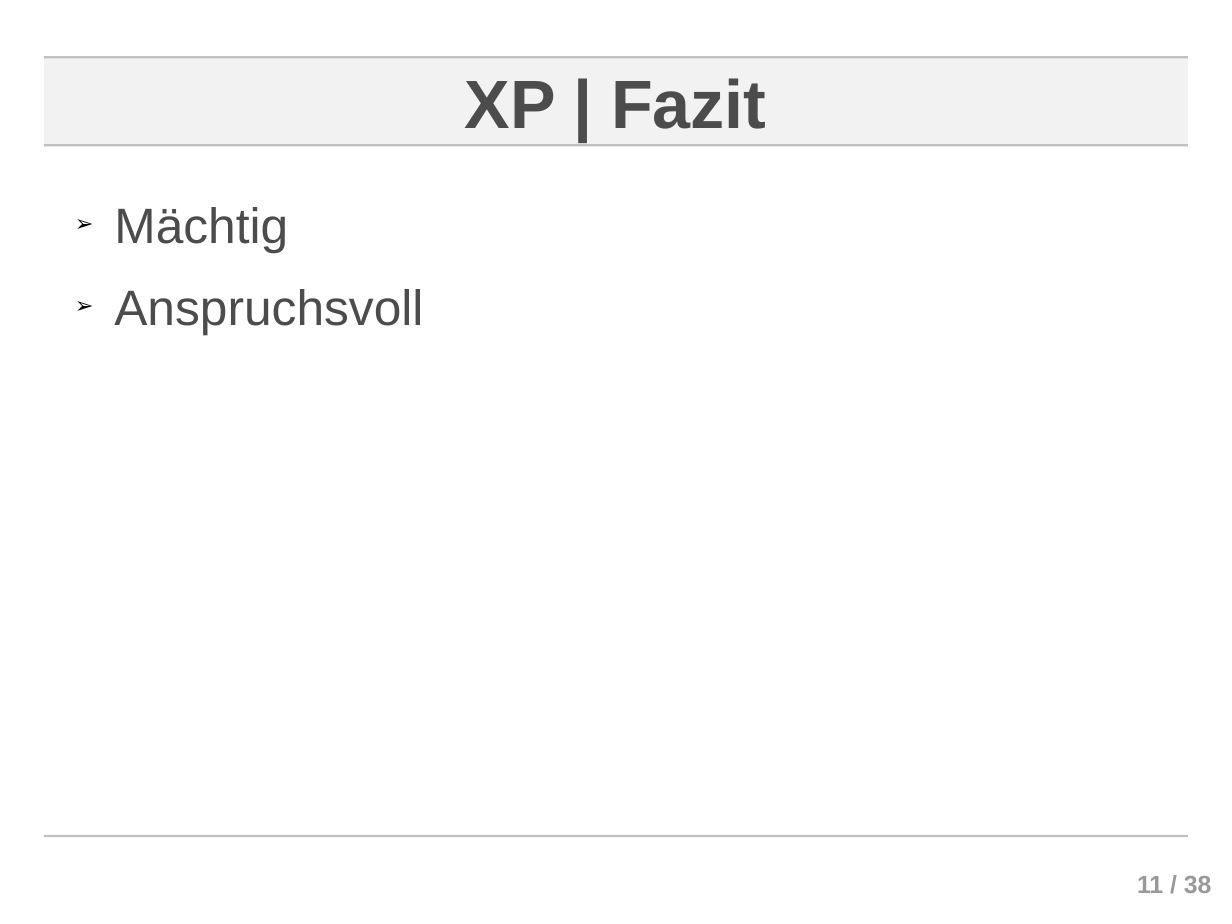
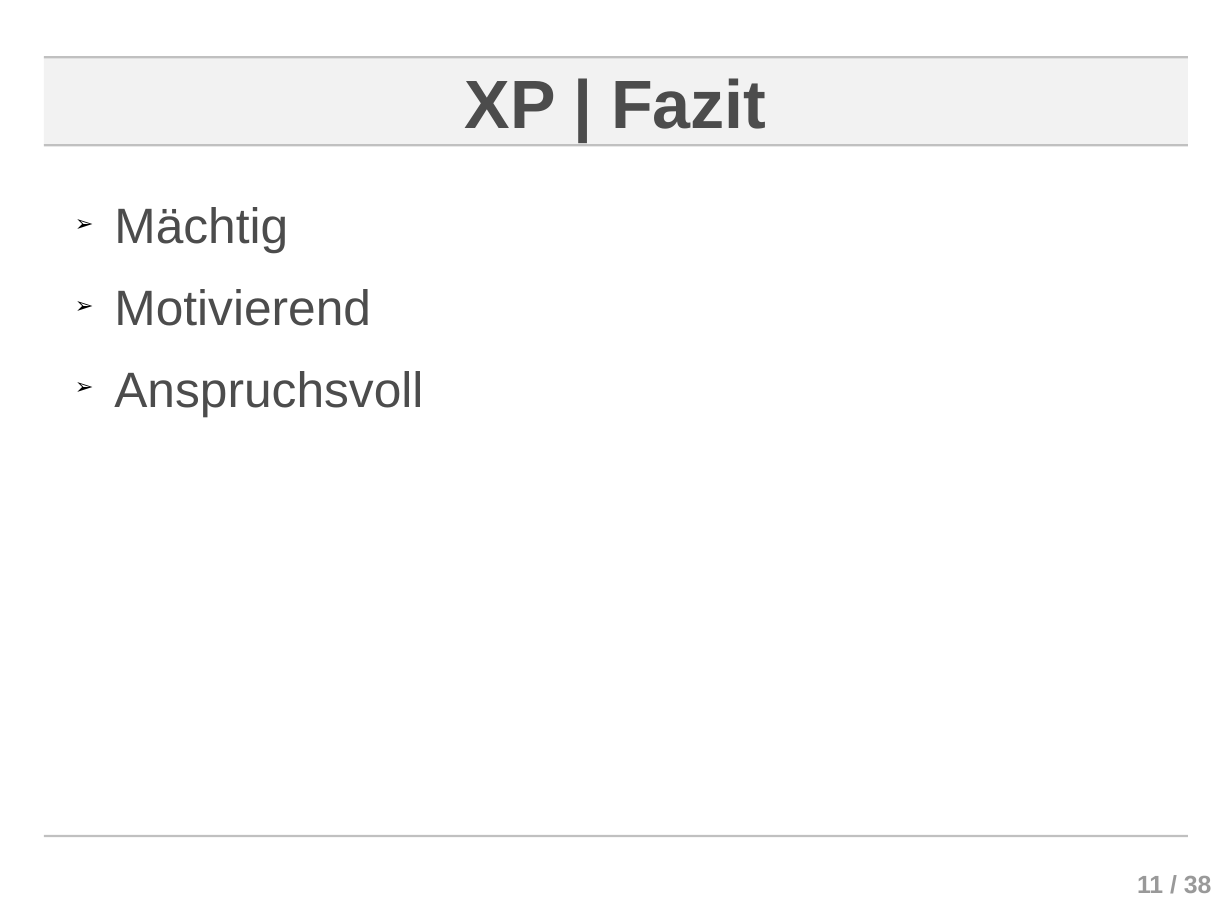
Before and after one commit to ChornHulio/sweSeminar, a slide deck: slide 11 of presentation/Agile Softwareentwicklung.odp. Drawn at 1232x924 pixels with LibreOffice and Linux fonts; fonts in the diff are those of the drawing; background and template pictures are left out. Boxes give left, top, right and bottom in pixels: in the first picture for what was removed or moved away, otherwise in the second. Text is boxed around its words. In the diff, an @@ line names an element or a change of style, - is before the commit and + after.

```diff
--- a/presentation/Agile Softwareentwicklung.odp
+++ b/presentation/Agile Softwareentwicklung.odp
@@ text at box(114, 289, 371, 326): paragraph added @@
+➢ Motivierend
```
Also in this commit, not shown: 10 other slides changed.
